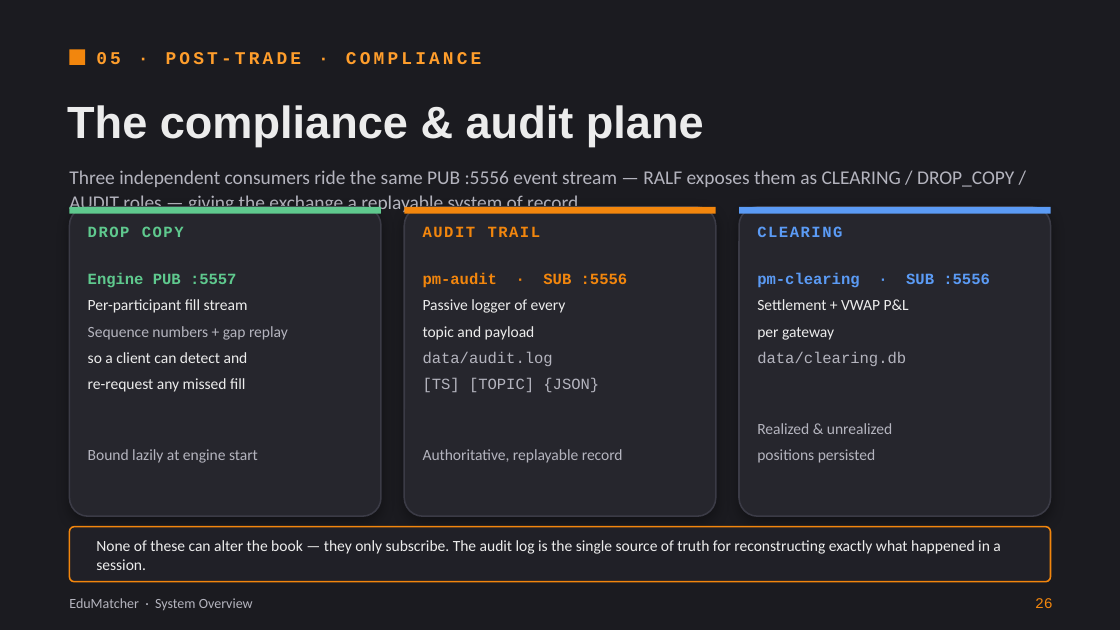
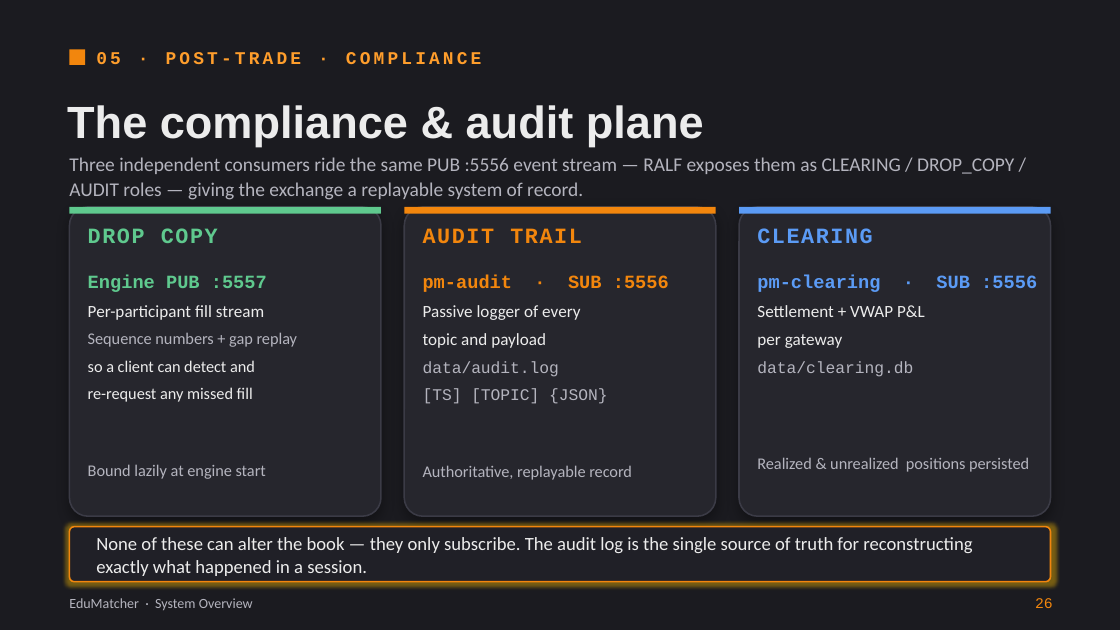
Before and after one commit to johan162/EduMatcher, a slide deck: slide 26 of docs/presentations/introduction-to-edumatcher.pptx. Drawn at 1120x630 pixels with LibreOffice and Linux fonts; fonts in the diff are those of the drawing. Boxes give left, top, right and bottom in pixels: in the first picture for what was removed or moved away, otherwise in the second. Text is boxed around its words. In the diff, an @@ line names an element or a change of style, - is before the commit and + after.

```diff
--- a/docs/presentations/introduction-to-edumatcher.pptx
+++ b/docs/presentations/introduction-to-edumatcher.pptx
@@ text "Three independent consumers ride the ...": place and size @@
-text "Three independent consumers ride the ..." at box(69, 170, 1014, 215)
+text "Three independent consumers ride the ..." at box(69, 157, 1014, 200)
@@ size 10 to 14 pt in 3 elements at box(88, 228, 218, 243), box(423, 228, 582, 243), box(757, 228, 872, 243) @@
@@ text "Engine PUB :5557" at box(88, 275, 298, 479): size 10 to 12 pt in "Engine PUB :5557"; size 10 to 11 pt in "Per-participant fill stream"; size 10 to 10.5 pt in "Sequence numbers + gap replay", "so a client can detect and", "re-request any missed fill", "Bound lazily at engine start" @@
@@ text "pm-audit · SUB :5556" at box(423, 275, 632, 480): size 10 to 12 pt in "pm-audit · SUB :5556"; size 10 to 11 pt in "Passive logger of every", "topic and payload"; size 10 to 10.5 pt in "data/audit.log", "[TS] [TOPIC] {JSON}", "Authoritative, replayable record" @@
@@ text at box(757, 275, 925, 377): size 10 to 12 pt in "pm-clearing · SUB :5556"; size 10 to 11 pt in "Settlement + VWAP P&L", "per gateway"; size 10 to 10.5 pt in "data/clearing.db" @@
@@ text at box(757, 457, 1029, 472): text changed; size 10 to 10.5 pt @@
-Realized & unrealized
-positions persisted
+Realized & unrealized positions persisted
@@ text "None of these can alter ..." at box(96, 537, 972, 576): size 10 to 12 pt @@
```
Also in this commit, not shown: 2 other slides changed, 25 other files.
